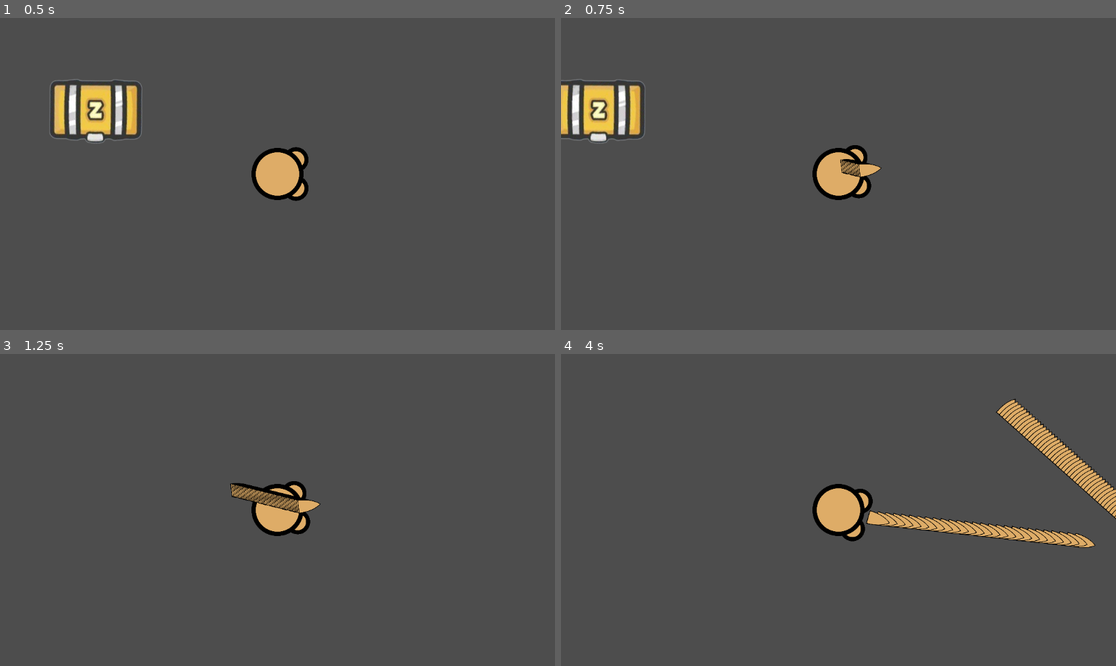
Above: before the commit, frames 1-4 (two rows, left to right).
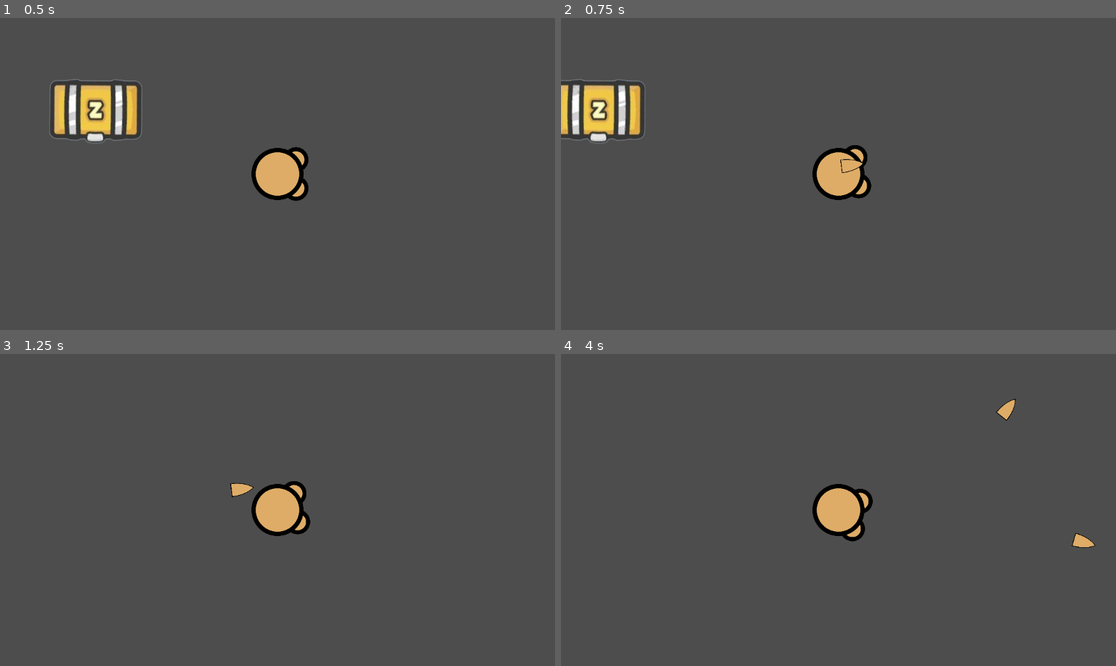
Above: after the commit, the same moments.

Repository: Tiffycake/Jank
Game: Godot game, scene res://Main Scene.tscn
Two runs of this game, one before a commit and one after it. Both use one fixed random seed, a clock stepped at 60 frames per second and the inputs below.
Inputs (mouse positions are in pixels of both pictures, inside the frame that each line leads up to):
- Up to frame 1 (0.5 s): no input
- Up to frame 2 (0.75 s): tap Enter at 0.5 s; move the mouse to (960, 158) at 0.52 s; press the mouse at (960, 158) at 0.53 s; hold D (right) from 0.53 s (still down)
- Up to frame 3 (1.25 s): keep holding D (right)
- Up to frame 4 (4 s): move the mouse to (727, 525) at 1.27 s; release D (right) at 1.28 s; release the mouse at (727, 525) at 1.28 s; hold S (down) 1.28-2.03 s; click (727, 525) at 1.35 s; move the mouse to (894, 441) at 2.02 s; press the mouse at (894, 441) at 2.03 s; hold D (right) 2.03-2.78 s; move the mouse to (810, 572) at 2.77 s; release the mouse at (810, 572) at 2.78 s; hold W (up) 2.78-3.53 s; click (810, 572) at 2.85 s; move the mouse to (1005, 556) at 3.52 s; press the mouse at (1005, 556) at 3.53 s; hold A (left) from 3.53 s (still down)

Frame 1 is identical in both runs. In frame 2, 0.2% of the frame differs, in the area x 50-58%, y 45-52%; in frame 3, 0.6%; in frame 4, 3.5%, in the area x 54-100%, y 15-62%.

Commit message:
ADDED ATK SPEED OMG

Diff:
--- a/scenes/player.tscn
+++ b/scenes/player.tscn
@@ -36,3 +36,5 @@
 [node name="Weapon" type="Node2D" parent="."]
 position = Vector2(70, 0)
 script = ExtResource("4_dqkch")
+
+[node name="Timer" type="Timer" parent="Weapon"]
--- a/scripts/weapon.gd
+++ b/scripts/weapon.gd
@@ -1,22 +1,24 @@
 extends Node2D
 var bullet_path = preload("res://scenes/bullet.tscn")
-@onready var sprite_2d: Sprite2D = $"../Sprite2D"
+@onready var sprite_2d: Sprite2D = $"Sprite2D"
 @onready var player: CharacterBody2D = $".."
-
+@onready var timer: Timer = $"Timer"
 @onready var bulletList: Node = Node.new()
 
 
 func fire():
-	var bullet=bullet_path.instantiate()
-	bullet.dir = player.rotation
-	bullet.pos = self.global_position
-	bullet.rota = self.global_rotation
-
-	bulletList.add_child(bullet)
+	if timer.time_left == 0:
+		var bullet = bullet_path.instantiate()
+		bullet.dir = player.rotation
+		bullet.pos = self.global_position
+		bullet.rota = self.global_rotation
+		timer.start()
+		bulletList.add_child(bullet)
 
 
 # Called when the node enters the scene tree for the first time.
 func _ready() -> void:
+	timer.one_shot = true
 	bulletList.name = "bulletList"
 	self.add_child(bulletList)
 	pass # Replace with function body.
